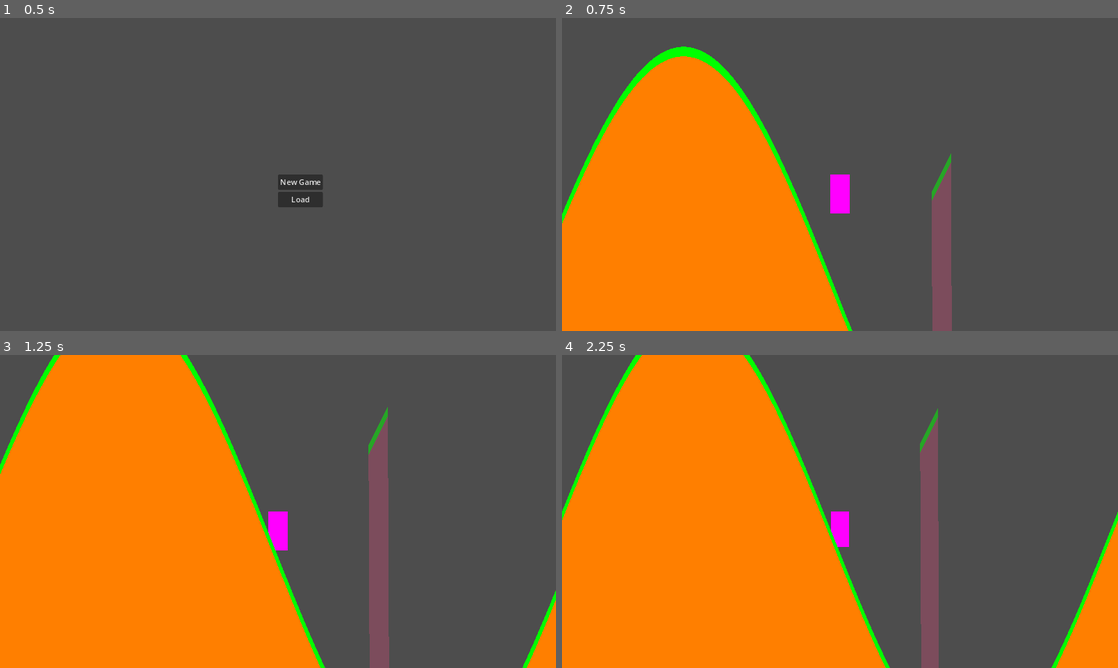
Above: before the commit, frames 1-4 (two rows, left to right).
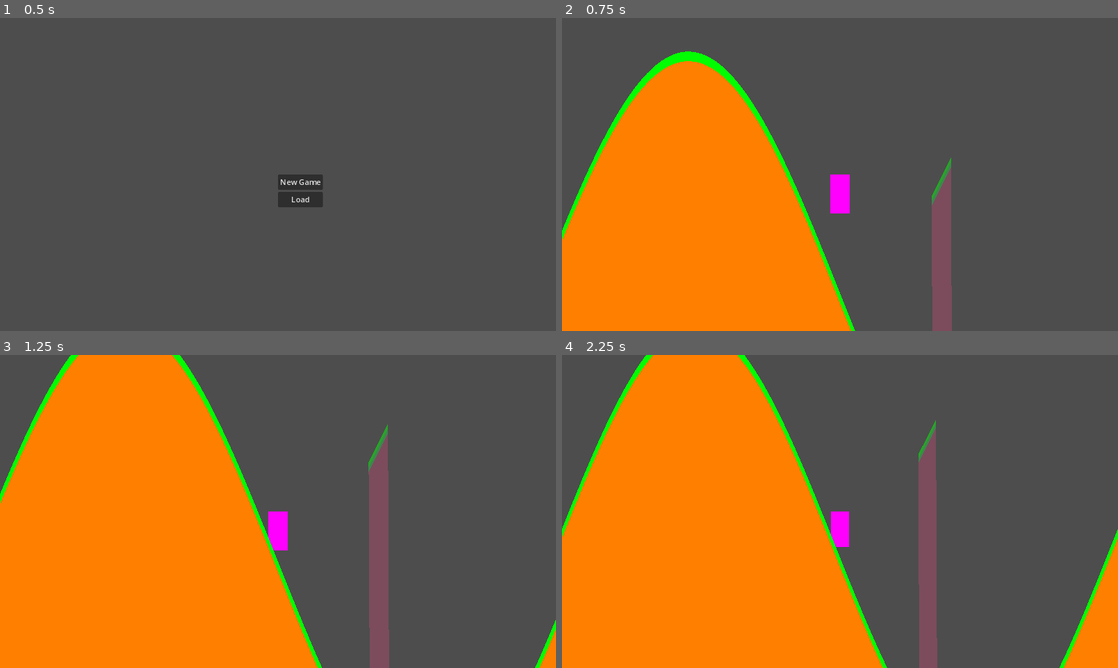
Above: after the commit, the same moments.

Repository: Shadowdragon019/Buildheim
Game: Godot game, scene res://main_menu/main_menu.tscn
Two runs of this game, one before a commit and one after it. Both use one fixed random seed, a clock stepped at 60 frames per second and the inputs below.
Inputs (mouse positions are in pixels of both pictures, inside the frame that each line leads up to):
- Up to frame 1 (0.5 s): no input
- Up to frame 2 (0.75 s): click "New Game" at 0.5 s
- Up to frame 3 (1.25 s): no input
- Up to frame 4 (2.25 s): move the mouse to (962, 495) at 1.27 s; hold E (index_right) from 1.28 s (still down); click (962, 495) at 1.35 s; move the mouse to (728, 527) at 2.02 s; tap Mouse wheel down (back) at 2.1 s

Frame 1 is identical in both runs. In frame 2, 2.4% of the frame differs, in the area x 0-70%, y 9-100%; in frame 3, 3.3%; in frame 4, 3.6%, in the area x 0-100%, y 0-100%.

Commit message:
Ground only moves X unit per click. #7

Diff:
--- a/tests/test-building/world.gd
+++ b/tests/test-building/world.gd
@@ -7,6 +7,7 @@
 const point_width := 5
 const points_per_chunk := 400
 const chunk_width := point_width * points_per_chunk
+const ground_move_height := 20
 
 @onready var player: CharacterBody2D = $Player
 @onready var building_preview : Sprite2D = $BuildingPreview # Shader will break if there's more then one instance
@@ -33,9 +34,9 @@
 
 func point_index_at_x(x: float) -> int:
 	@warning_ignore("integer_division")
-	var point_index := (int(x + float(point_width) / 2.0) % chunk_width) / point_width
-	if point_index < 0:
-		point_index += points_per_chunk
+	var point_index := int(x) % chunk_width / point_width
+	if chunk_index_at_x(x) < 0:
+		point_index += points_per_chunk - 1
 	return point_index
 
 
@@ -107,16 +108,16 @@
 		var area := Area2D.new()
 		area.visible = false
 		area.add_child(shape)
+		area.add_child(ground)
 		area.add_child(grass)
-		area.add_child(ground)
 		area.add_child(highlight)
 		return area
 	else:
 		var collider := StaticBody2D.new()
 		collider.visible = false
 		collider.add_child(shape)
+		collider.add_child(ground)
 		collider.add_child(grass)
-		collider.add_child(ground)
 		return collider
 
 
@@ -135,8 +136,8 @@
 		var x : float = index * point_width
 		var y : float = height
 		index += 1
-		grass_points[index] = Vector2(x, y)
-		grass_points[(heights.size()) * 2 - index - 1] = Vector2(x, y - 10)
+		grass_points[index] = Vector2(x, y - 5)
+		grass_points[(heights.size()) * 2 - index - 1] = Vector2(x, y + 5)
 		ground_points.append(Vector2(x, height))
 
 	shape.polygon = ground_points
@@ -158,7 +159,7 @@
 		update_ground_piece(piece, chunk_heights[chunk_index])
 		add_child(piece)
 		piece.name = "GroundCollision" + str(chunk_index)
-		piece.global_position.x = chunk_index * chunk_width
+		piece.global_position.x = chunk_index * chunk_width + point_width
 
 
 func unload_chunk(chunk_index: int):
@@ -202,18 +203,19 @@
 	terraforming_preview.modulate = Color(1, 1, 1, 0.5)
 
 	# Dictionary[int, float]
-	set_heights(0, {
-		400: 0,
-		399: 0,
-		398: 0,
-		397: 0,
-		396: 0,
-	})
-	set_heights(1, {
-		10: 0
-	})
+	#set_heights(0, {
+		#400: 0,
+		#399: 0,
+		#398: 0,
+		#397: 0,
+		#396: 0,
+	#})
+	#set_heights(1, {
+		#10: 0
+	#})
 	update_ground_piece(terraforming_preview, [-100, -110, -120, -130, -140])
 	terraforming_preview.global_position.x = 100
+
 
 func _process(_delta: float):
 	var global_mouse_position := get_global_mouse_position()
@@ -266,17 +268,14 @@
 	#region
 	terraforming_point.visible = TestBuildingGlobal.terraforming_enabled
 	if TestBuildingGlobal.terraforming_enabled:
-		var terraform_chunk_index := chunk_index_at_x(terraforming_point.global_position.x)
-		var terraform_point_index := point_index_at_x(terraforming_point.global_position.x)
-
-		terraforming_point.global_position = Vector2(int((global_mouse_position.x + float(point_width) / 2.0) / point_width) * point_width, global_mouse_position.y)
-
-		if terraforming_point.global_position.y > world_bottom - 5:
-			terraforming_point.global_position.y = world_bottom - 5
-
+		var chunk_index := chunk_index_at_x(global_mouse_position.x)
+		var point_index := point_index_at_x(global_mouse_position.x + point_width / 2.0)
+		var current_height := get_height(chunk_index, point_index)
+		var height : float = max(min(global_mouse_position.y, world_bottom - 5, current_height + ground_move_height), current_height - ground_move_height)
+
+		terraforming_point.global_position = Vector2(point_index * point_width + chunk_index * chunk_width, height)
 		if Input.is_action_just_pressed("left_click"):
-			set_heights(terraform_chunk_index, {terraform_point_index: terraforming_point.global_position.y})
-
+			set_heights(chunk_index, {point_index: height})
 	#endregion
 
 	# Load chunks around player
@@ -291,14 +290,13 @@
 		var _chunk_index : int = chunk_index
 		# Dictionary[int, float]
 		var chunk_piece : StaticBody2D = get_node("GroundCollision" + str(_chunk_index))
-		var points : PackedFloat32Array = chunk_heights[chunk_index]
 		# Dictionary[int, float]
 		var new_points : Dictionary = new_chunk_heights[chunk_index]
 
 		for point_index in new_points:
-			points[point_index] = new_points[point_index]
-
-		update_ground_piece(chunk_piece, points)
+			chunk_heights[chunk_index][point_index] = new_points[point_index]
+
+		update_ground_piece(chunk_piece, chunk_heights[chunk_index])
 
 	new_chunk_heights = {}
 	#endregion
@@ -306,6 +304,7 @@
 	# Save
 	if Input.is_action_just_pressed("save"):
 		save_game()
+
 
 func _on_preview_area_body_entered(body: Node2D):
 	if body.is_in_group("blocks_object_placement"):
--- a/tests/test-building/world.tscn
+++ b/tests/test-building/world.tscn
@@ -41,7 +41,7 @@
 [node name="TerraformingPoint" type="Polygon2D" parent="."]
 visible = false
 top_level = true
-scale = Vector2(0.5, 0.5)
+scale = Vector2(0.25, 0.25)
 color = Color(1, 1, 0, 1)
 polygon = PackedVector2Array(-5, 10, 5, 10, 10, 5, 10, -5, 5, -10, -5, -10, -10, -5, -10, 5)
 
